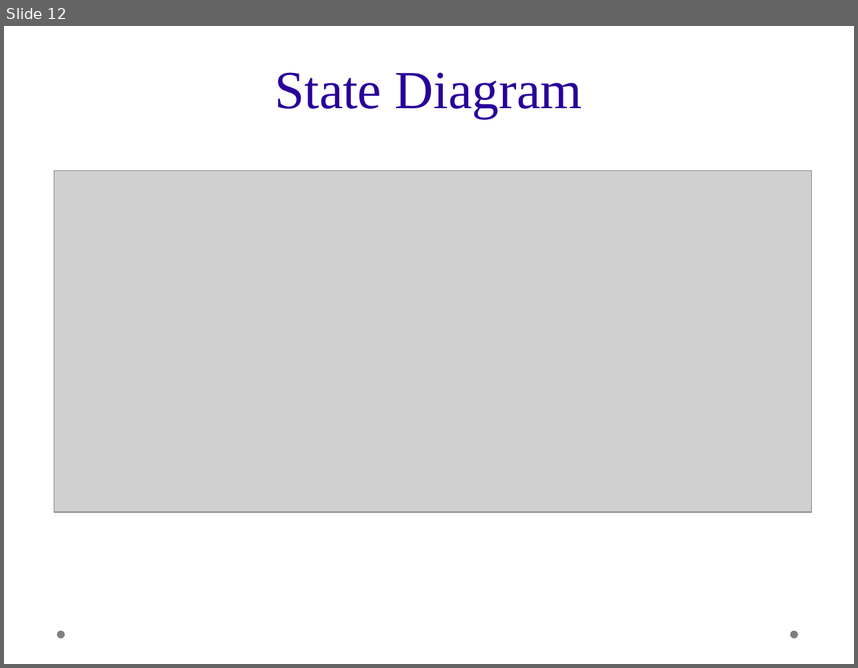
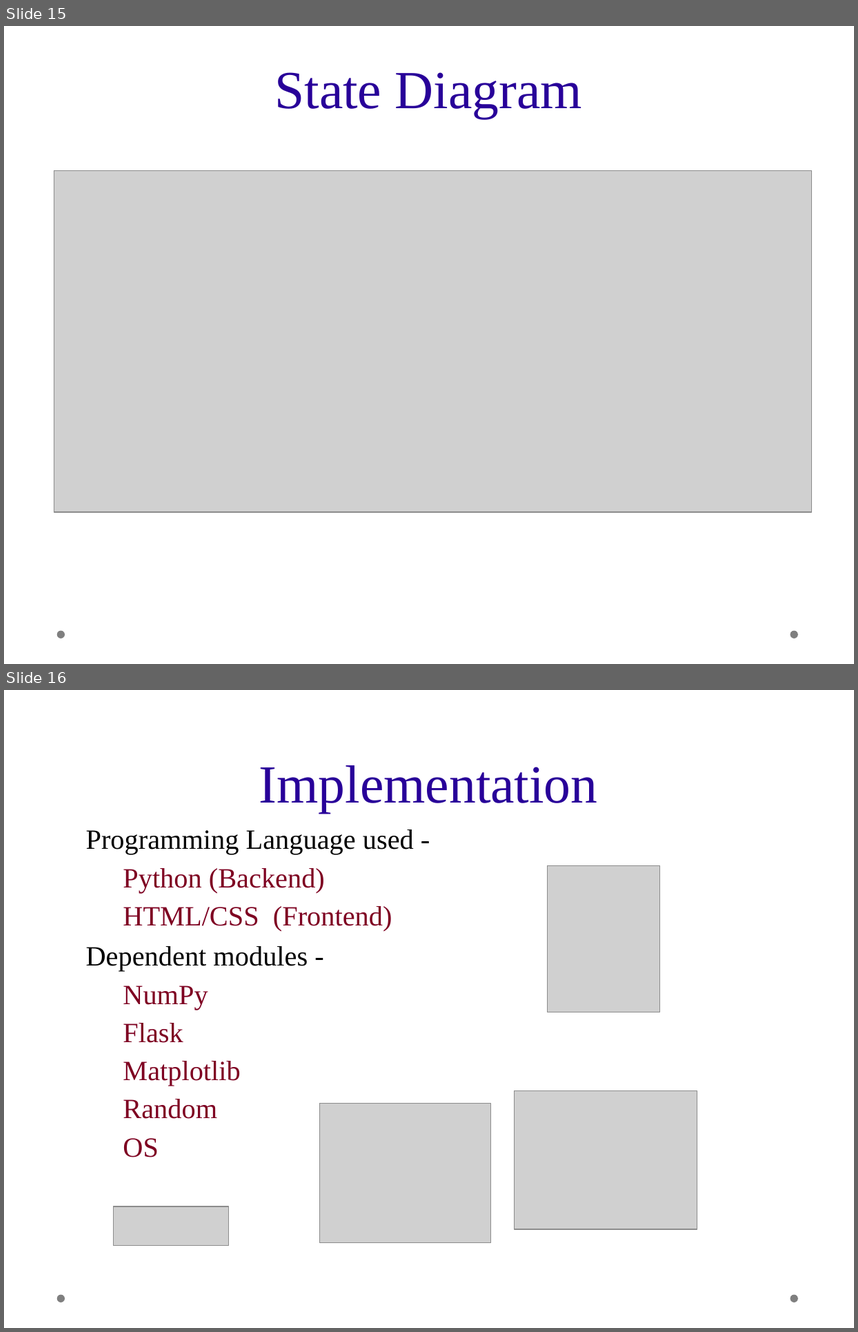
Before and after one commit to mahidharc/drdo.ids, a slide deck: presentation.odp. Shown one above the other, each under a label of ours: slide 12 before the commit, slides 15 and 16 after it. The pictures are 858x668 and 858x1332 pixels, drawn with LibreOffice and Linux fonts; fonts in the diff are those of the drawing; grey boxes stand for pictures; background and template pictures are left out. Boxes give left, top, right and bottom in pixels: in the first picture for what was removed or moved away, otherwise in the second. Text is boxed around its words. In the diff, an @@ line names an element or a change of style, - is before the commit and + after.

```diff
--- a/presentation.odp
+++ b/presentation.odp
@@ slide 16 added at bbox=[4, 690, 854, 1328], background picture (left out); not listed: 2 template elements that a slide beside it also shows @@
@@ title added at bbox=[259, 765, 598, 813], 50 pt, text #280099 @@
+Implementation
@@ text added at bbox=[86, 829, 414, 1157], 26 pt, text #7E0021 @@
+◆ Programming Language used -
+  ➢ Python (Backend)
+  ➢ HTML/CSS (Frontend)
+◆ Dependent modules -
+  ➢ NumPy
+  ➢ Flask
+  ➢ Matplotlib
+  ➢ Random
+  ➢ OS
@@ picture added at bbox=[548, 866, 660, 1012] @@
@@ picture added at bbox=[319, 1103, 490, 1242] @@
@@ picture added at bbox=[514, 1091, 697, 1229] @@
@@ picture added at bbox=[114, 1206, 228, 1245] @@
@@ what was slide 12 is now slide 15 @@
```
Also in this commit, not shown: 4 slides changed, 16 other slides added, 3 slides removed.
